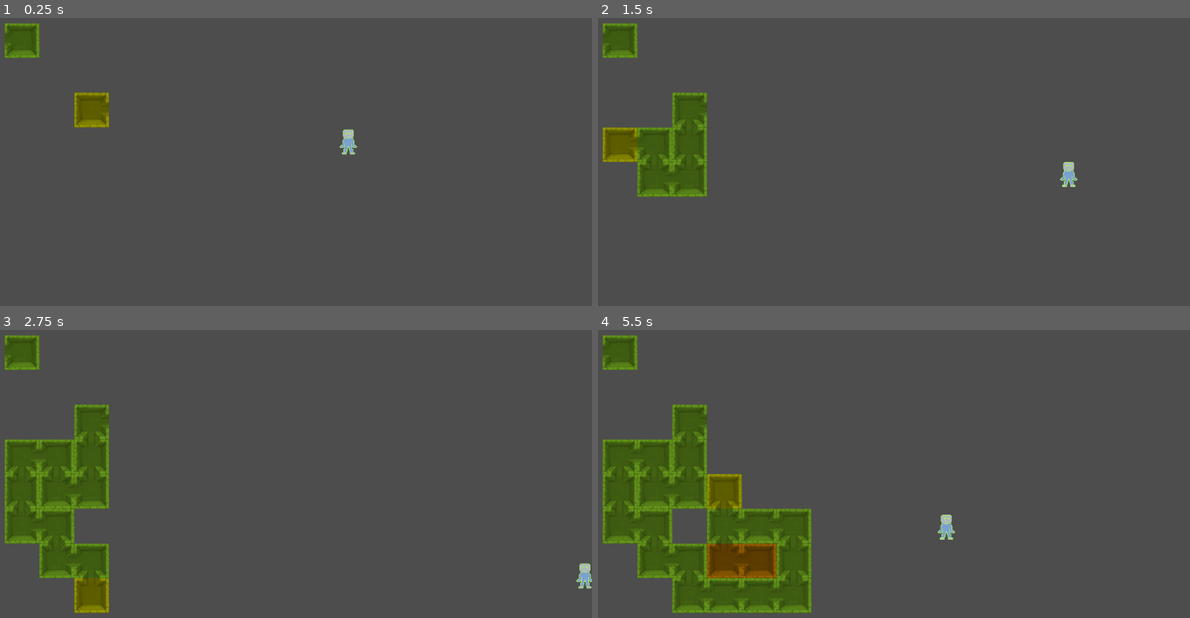
Above: before the commit, frames 1-4 (two rows, left to right).
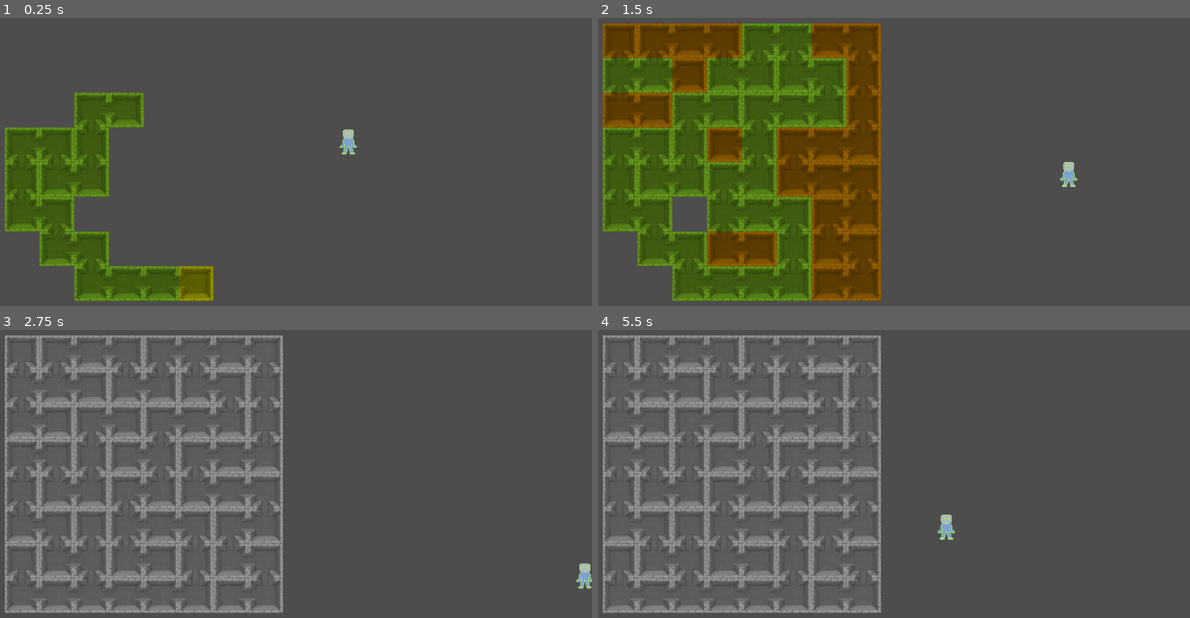
Above: after the commit, the same moments.

Repository: unblinky/maze-game
Game: Godot game, scene res://Main/Main.tscn
Same seed, same stepped clock (60 frames per second), same inputs: the game is played once before the commit and once after it.
Inputs:
- Up to frame 1 (0.25 s): no input
- Up to frame 2 (1.5 s): hold D (move_right) 0.53-1.28 s; hold S (move_down) from 1.28 s (still down)
- Up to frame 3 (2.75 s): release S (move_down) at 2.03 s; hold D (move_right) from 2.03 s (still down)
- Up to frame 4 (5.5 s): release D (move_right) at 2.78 s; hold W (move_up) 2.78-3.53 s; hold A (move_left) 3.53-5.03 s; hold S (move_down) from 5.03 s (still down)

The runs differ from the first frame. In frame 1, 12% of the frame differs, in the area x 0-37%, y 1-99%; in frame 2, 39%, in the area x 0-48%, y 1-99%; in frame 3, 21%; in frame 4, 26%.
Error before the commit: Invalid assignment of property or key 'x' with value of type 'Callable' on a base object of type 'Vector2'. (res://Room/Room.gd:30)

Commit message:
Minor cleaning.

Diff:
--- a/Code/Main/Main.tscn
+++ b/Code/Main/Main.tscn
@@ -7,6 +7,7 @@
 
 [node name="Maze" parent="." instance=ExtResource("1_5cywy")]
 position = Vector2(104, 98)
+await_time = 0.0
 
 [node name="Player" parent="." instance=ExtResource("2_w3s58")]
 position = Vector2(704, 285)
--- a/Code/Maze/Maze.gd
+++ b/Code/Maze/Maze.gd
@@ -4,7 +4,7 @@
 const ROOM = preload("res://Room/Room.tscn")
 
 @export var bounds: Vector2i = Vector2i(8, 8)
-@export var separation: int = 64
+#@export var separation: int = 64
 @export var await_time: float = 0.2
 
 var visited_coords: Array[Vector2i]
@@ -26,8 +26,9 @@
 
 	# Create the starting room.
 	var current_room: Room = ROOM.instantiate()
+	current_room.grid = Vector2i(starting_coords.x, starting_coords.y)
 	add_child(current_room)
-	current_room.Grid(starting_coords.x, starting_coords.y)
+#	current_room.Grid(starting_coords.x, starting_coords.y)
 
 	# Need both.
 	visited_rooms.append(current_room) # Size may grow and shrink.
@@ -50,25 +51,25 @@
 		# Look for neighbors to the [north, east, south, west].
 		#------------------------------------------------------
 
-		# As long as our room in NOT located along the the left side?
+		# As long as our room is NOT located along the the left side:
 		if current_room.grid.x - 1 >= 0:
 			var left: Vector2i = current_room.grid + Vector2i.LEFT
 			if not visited_coords.has(left):
 				grid_neighbors.append(left)
 
-		# As long as our room is NOT located along the top side?
+		# As long as our room is NOT located along the top side:
 		if current_room.grid.y - 1 >= 0:
 			var up: Vector2i = current_room.grid + Vector2i.UP
 			if not visited_coords.has(up):
 				grid_neighbors.append(up)
 
-		# As long as our room is NOT located along the right side?
+		# As long as our room is NOT located along the right side:
 		if current_room.grid.x + 1 < bounds.x:
 			var right: Vector2i = current_room.grid + Vector2i.RIGHT
 			if not visited_coords.has(right):
 				grid_neighbors.append(right)
 
-		# As long as our room is NOT located on the bottom side?
+		# As long as our room is NOT located on the bottom side:
 		if current_room.grid.y + 1 < bounds.y:
 			var down: Vector2i = current_room.grid + Vector2i.DOWN
 			if not visited_coords.has(down):
@@ -88,9 +89,9 @@
 			var rando: Vector2i = grid_neighbors.pick_random()
 
 			var next_room = ROOM.instantiate()
+			next_room.grid = rando
 			add_child(next_room)
-			next_room.grid = rando
-			next_room.position = rando * separation
+#			next_room.position = rando * separation
 			next_room.color = Color.YELLOW
 			visited_rooms.append(next_room)
 			visited_coords.append(Vector2i(next_room.grid))
@@ -101,7 +102,7 @@
 
 	print("Visited Coords: ", visited_coords.size())
 
-	# Restore the modulated color.
+	# Restore the modulated color at the end.
 	for room in get_children():
 		if room is Room:
 			room.modulate = Color.WHITE
--- a/Code/Room/Room.gd
+++ b/Code/Room/Room.gd
@@ -7,9 +7,7 @@
 @onready var passage_up = $PassageUp
 @onready var passage_down = $PassageDown
 
-
 var grid: Vector2i
-
 
 var color: Color:
 	set(value):
@@ -23,12 +21,8 @@
 	passage_up.hide()
 	passage_down.hide()
 
-
-func Grid(grid_x: int, grid_y: int):
-	grid.x = grid_x
-	grid.y = grid_y
-	position.x = base.texture.get_width
-	position.y = base.texture.get_height
+	# Use the texture to auto space the grid.
+	position = grid * base.texture.get_width()
 
 
 func OpenPassage(room: Room):
